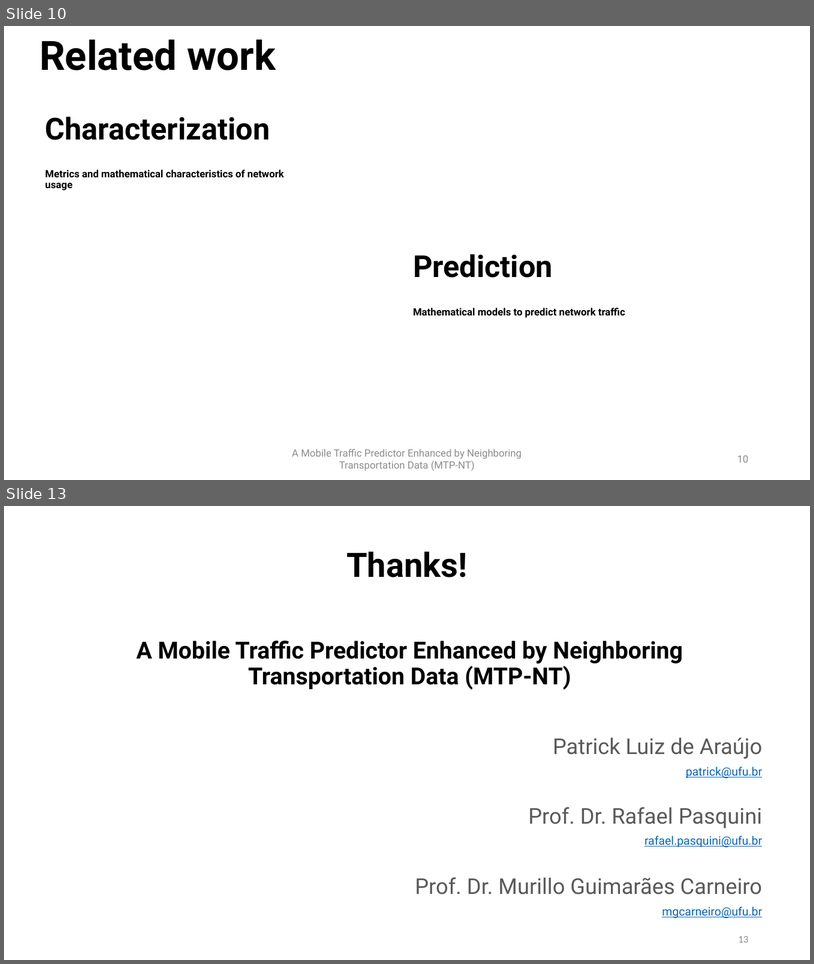
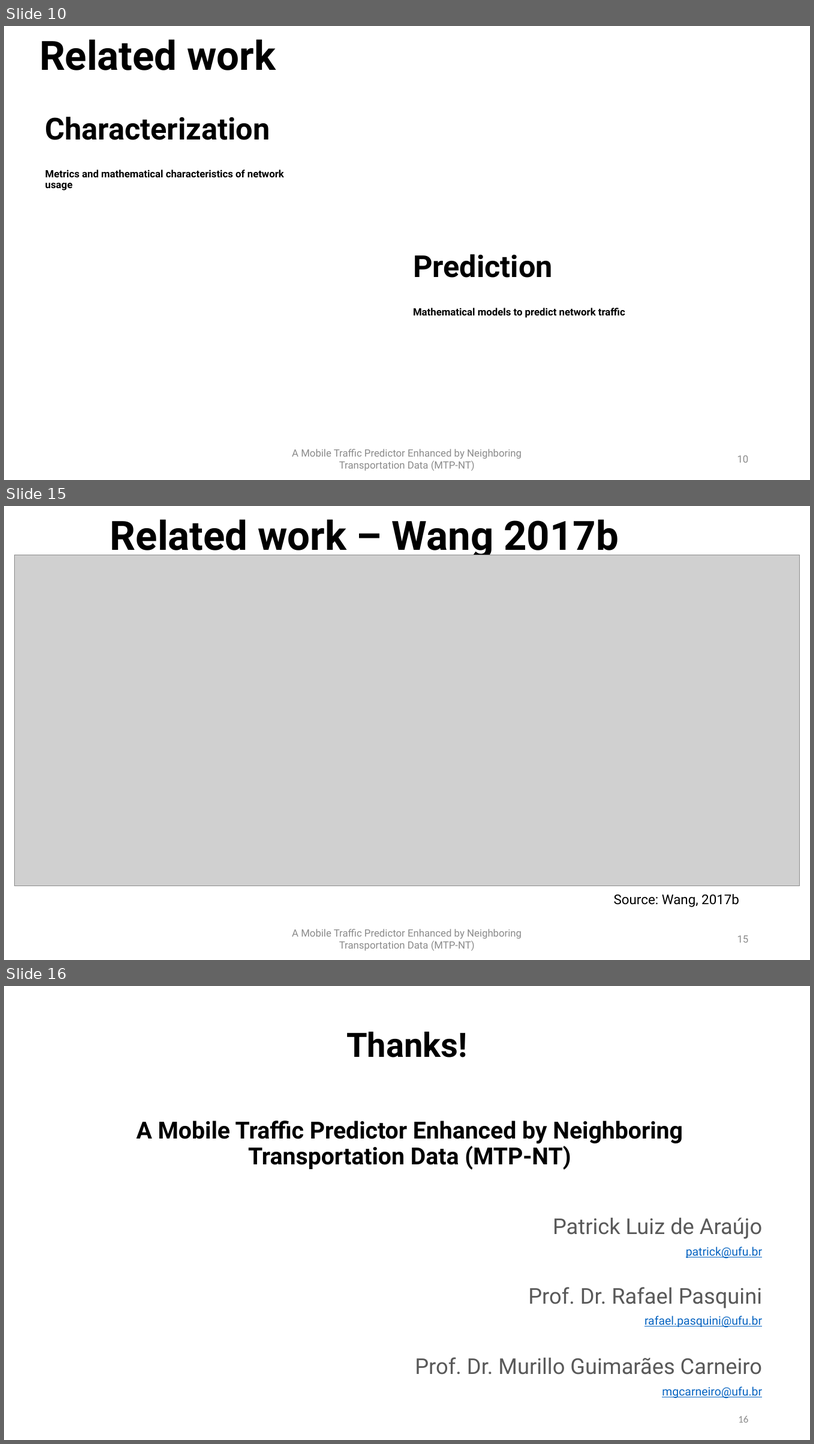
Before and after one commit to PatrickLdA/milan-telecom-analysis, a slide deck: defesa.pptx. Shown one above the other, each under a label of ours: slides 10 and 13 before the commit, slides 10, 15 and 16 after it; the slides between them are not shown. The pictures are 814x964 and 814x1444 pixels, drawn with LibreOffice and Linux fonts; fonts in the diff are those of the drawing; grey boxes stand for pictures. Boxes give left, top, right and bottom in pixels: in the first picture for what was removed or moved away, otherwise in the second. Text is boxed around its words. In the diff, an @@ line names an element or a change of style, - is before the commit and + after.

```diff
--- a/defesa.pptx
+++ b/defesa.pptx
@@ slide 15 added at (x1=4, y1=506, x2=810, y2=960), background #FFFFFF @@
@@ text added at (x1=110, y1=519, x2=619, y2=559), 48 pt, text #000000, bold @@
+Related work – Wang 2017b
@@ picture added at (x1=14, y1=555, x2=801, y2=886) @@
@@ text added at (x1=614, y1=894, x2=740, y2=907), 16 pt, text #000000 @@
+Source: Wang, 2017b
@@ text added at (x1=292, y1=928, x2=522, y2=951), 12 pt, text #8C8C8C @@
+A Mobile Traffic Predictor Enhanced by Neighboring Transportation Data (MTP-NT)
@@ page number added at (x1=738, y1=935, x2=749, y2=942), 12 pt, text #8C8C8C @@
+15
@@ what was slide 13 is now slide 16 @@
@@ page number at (x1=738, y1=1416, x2=749, y2=1422): text changed @@
-13
+16
```
Also in this commit, not shown: 5 slides changed, 2 other slides added.
